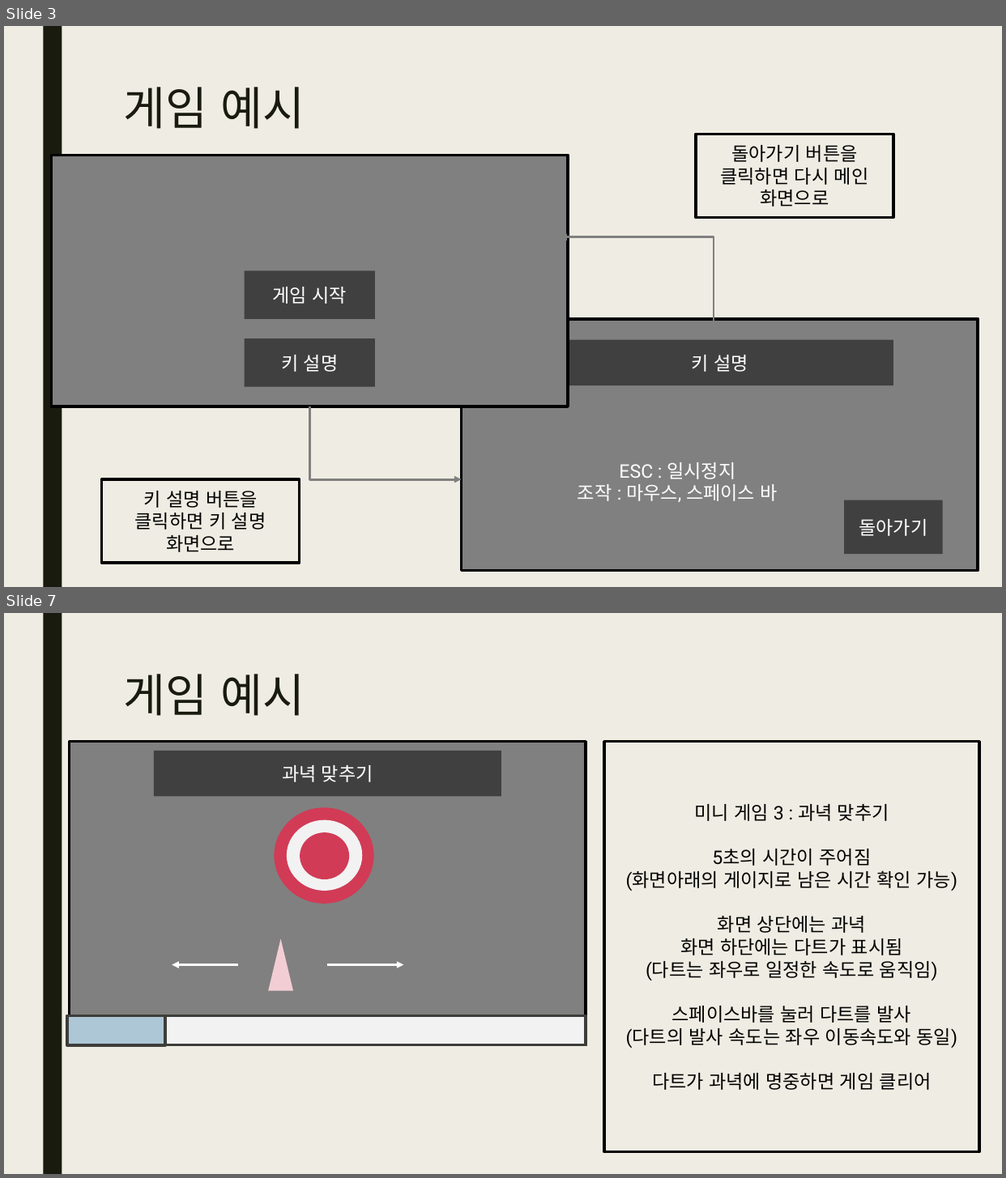
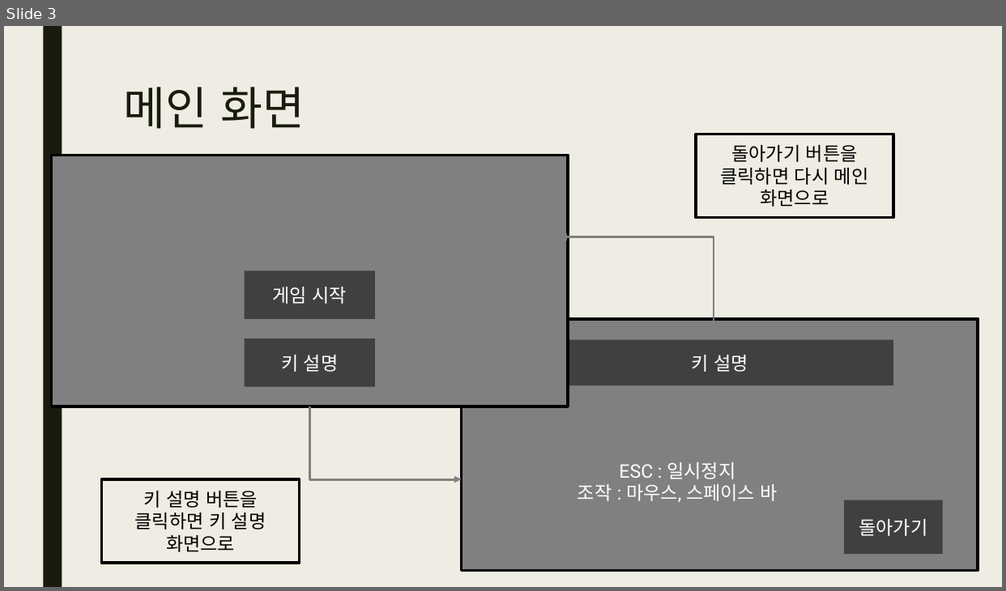
Before and after one commit to yungaeng/WindowProgrammingFinal, a slide deck: 기말 프로젝트 제안서.pptx. Shown one above the other, each under a label of ours: slides 3 and 7 before the commit, slide 3 after it; the slides between them are not shown. The pictures are 1006x1178 and 1006x591 pixels, drawn with LibreOffice and Linux fonts; fonts in the diff are those of the drawing. Boxes give left, top, right and bottom in pixels: in the first picture for what was removed or moved away, otherwise in the second. Text is boxed around its words. In the diff, an @@ line names an element or a change of style, - is before the commit and + after.

```diff
--- a/기말 프로젝트 제안서.pptx
+++ b/기말 프로젝트 제안서.pptx
@@ slide 7 removed at [4,613,1002,1174], background #EFEDE3; not listed: 1 template element that a slide beside it also shows @@
@@ title removed at [124,674,305,716] @@
-게임 예시
@@ rectangle removed at [69,742,586,1046] @@
@@ rectangle removed at [154,751,501,796] @@
-과녁 맞추기
@@ rectangle removed at [604,742,979,1152] @@
-미니 게임 3 : 과녁 맞추기
-5초의 시간이 주어짐
-(화면아래의 게이지로 남은 시간 확인 가능)
-화면 상단에는 과녁
-화면 하단에는 다트가 표시됨
-(다트는 좌우로 일정한 속도로 움직임)
-스페이스바를 눌러 다트를 발사
-(다트의 발사 속도는 좌우 이동속도와 동일)
-다트가 과녁에 명중하면 게임 클리어
@@ ellipse removed at [275,807,374,904] @@
@@ ellipse removed at [287,820,363,891] @@
@@ ellipse removed at [300,833,349,879] @@
@@ triangle removed at [268,939,293,991] @@
@@ arrow removed from (238, 965) to (172, 965) @@
@@ arrow removed from (327, 965) to (404, 965) @@
@@ rectangle removed at [67,1016,165,1046] @@
@@ rectangle removed at [69,1016,586,1045] @@
@@ slide 3 changed as well @@
@@ title at [124,87,305,129]: text changed @@
-게임 예시
+메인 화면
```
Also in this commit, not shown: 2 other slides changed, 3 slides added, 4 other slides removed, 5 other files.
